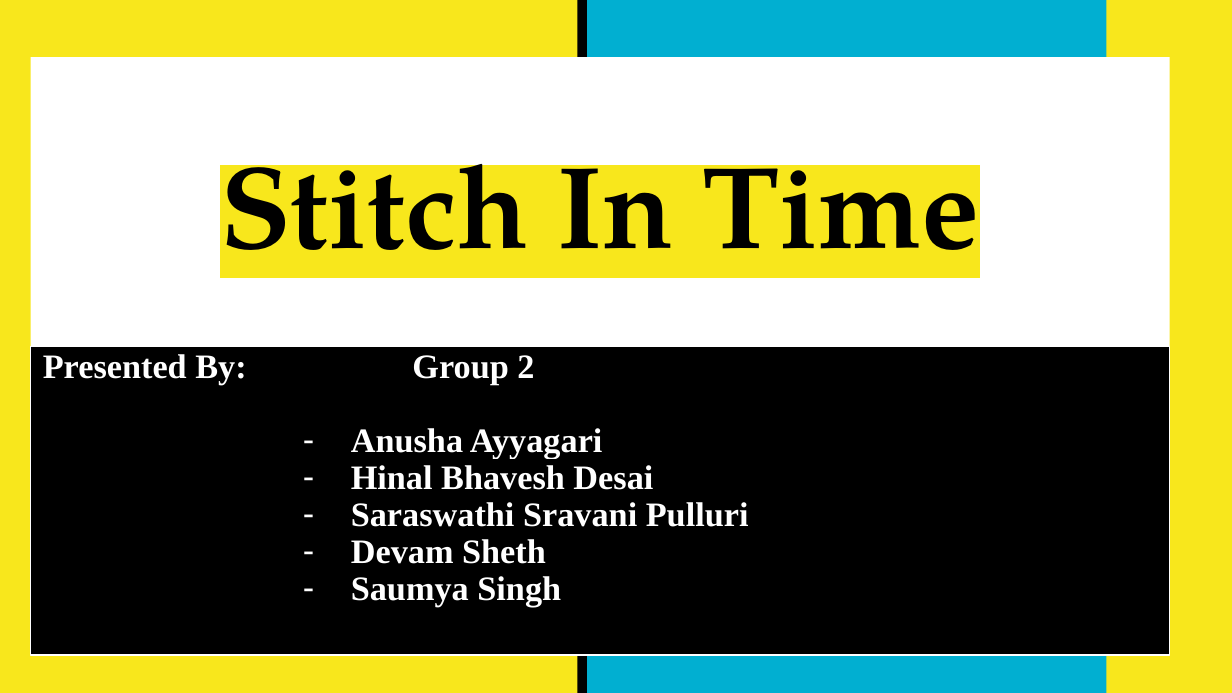
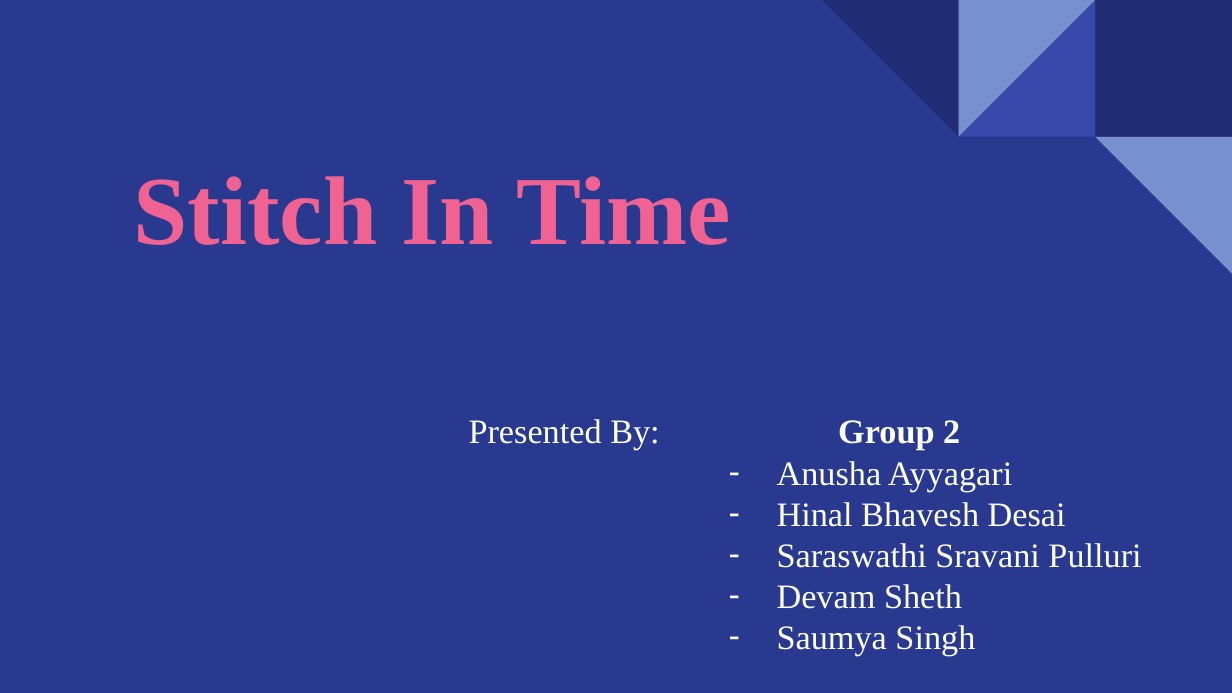
Before and after one commit to hinalbhaveshdesai/ds_652, a slide deck: slide 1 of StitchInTime.pptx. Drawn at 1232x693 pixels with LibreOffice and Linux fonts; fonts in the diff are those of the drawing. Boxes give left, top, right and bottom in pixels: in the first picture for what was removed or moved away, otherwise in the second. Text is boxed around its words. In the diff, an @@ line names an element or a change of style, - is before the commit and + after.

```diff
--- a/StitchInTime.pptx
+++ b/StitchInTime.pptx
@@ background #F8E71C to #2A3990 @@
@@ rectangle removed at (578, 0, 588, 692) @@
@@ rectangle removed at (588, 0, 1106, 692) @@
@@ text "Stitch In Time": place and size @@
-text "Stitch In Time" at (31, 57, 1170, 346)
+text "Stitch In Time" at (134, 176, 731, 245)
@@ text "Stitch In Time" at (134, 176, 731, 245): size 68 to 57 pt, font TeX Gyre Pagella to Times New Roman, text colour #000000 to #F06292, highlight #F8E71C to none; alignment centre to left; vertical alignment middle to top; fill #FFFFFF to none @@
@@ group added at (822, 0, 1232, 274): 4 right triangles, 1 rectangle @@
@@ text "Presented By: Group 2": place and size @@
-text "Presented By: Group 2" at (31, 346, 1170, 654)
+text "Presented By: Group 2" at (469, 419, 1141, 656)
@@ text "Presented By: Group 2" at (469, 419, 1141, 656): bold off; highlight #000000 to none in "Anusha Ayyagari", "Hinal Bhavesh Desai", "Saraswathi Sravani Pulluri", "Devam Sheth" and 1 more places; line spacing 0.9 to 1; vertical alignment middle to top; fill #000000 to none; outline #FFFFFF 0.75 pt to none @@
```
Also in this commit, not shown: 1 other slide changed, 3 slides added, 3 slides removed, 2 other files.
